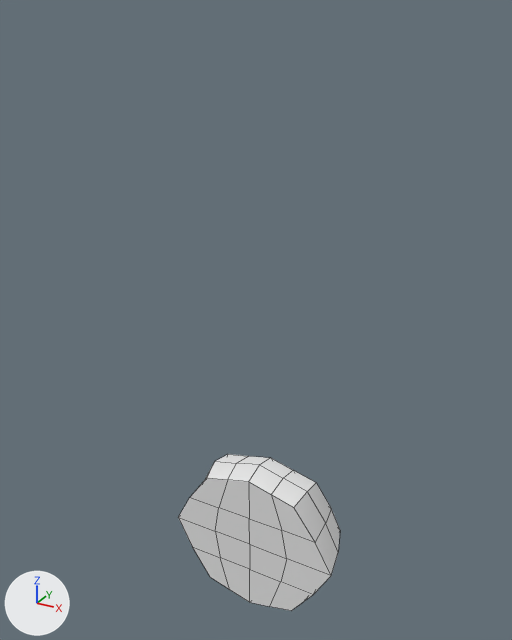
The Blender file Assets/Graphics/Models/Stone.blend: old version first, new version second.
Before and after are seen from a 50 mm lens placed at (7.46, -13.24, 13.27), pointed at (-0.48, 1.21, 6.04). The axes (+X, +Y, +Z) are drawn at lower left. The lights are the same throughout. The older version comes first. Mesh edges are drawn as thin lines.
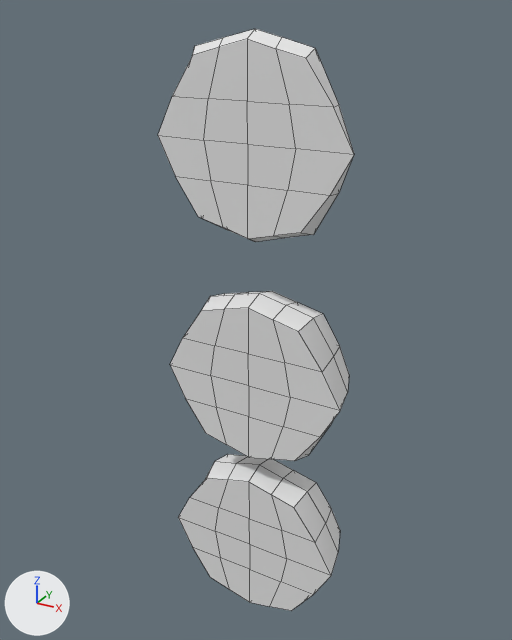
The newer file is also turned or shifted as a whole; pictures and numbers use the older file's frame.

Patch to the scene script:
```diff
--- a/Assets/Graphics/Models/Stone.blend.py
+++ b/Assets/Graphics/Models/Stone.blend.py
@@ me_cube_002 @@
+me_cube_002.from_pydata(...)  # 66 vertices, 64 faces; spans x -2.33..2.39, y -0.04..0.77, z -2.23..2.24
+me_cube_002.polygons.foreach_set('use_smooth', [True] * 64)
+me_cube_002.materials.append(mat_material)  # white #e7e7e7
@@ me_cube_001 @@
+me_cube_001.from_pydata(...)  # 66 vertices, 64 faces; spans x -2.33..2.39, y -0.04..2.0, z -2.23..2.23
+me_cube_001.polygons.foreach_set('use_smooth', [True] * 64)
+me_cube_001.materials.append(mat_material)  # white #e7e7e7
@@ ob_stone_3 @@
+ob_stone_3 = bpy.data.objects.new('Stone_3', me_cube_002)
+ob_stone_3.location = (0.0, 0.0, 10.65)
@@ ob_stone_2 @@
+ob_stone_2 = bpy.data.objects.new('Stone_2', me_cube_001)
+ob_stone_2.location = (0.0, 0.0, 4.88)
```

Pixel boxes (x1, y1, x2, y2) of what changed, in the pictures (512 x 640 px):
'Stone_3', added: after (158, 29, 354, 242)
'Stone_2', added: after (170, 291, 349, 461)
